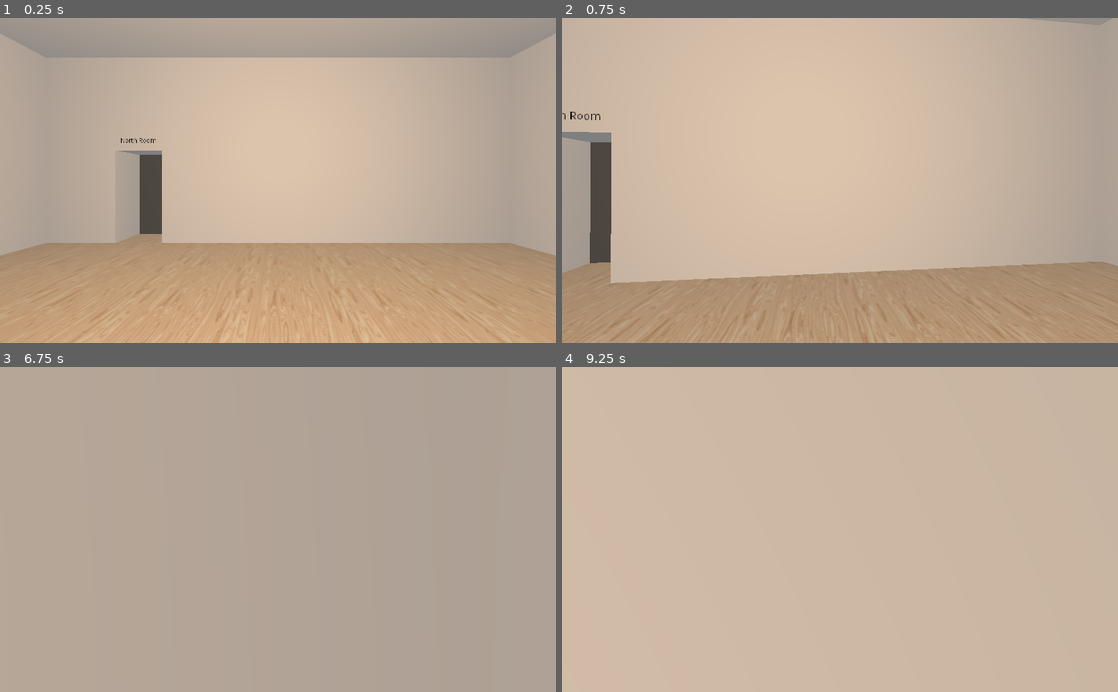
Above: before the commit, frames 1-4 (two rows, left to right).
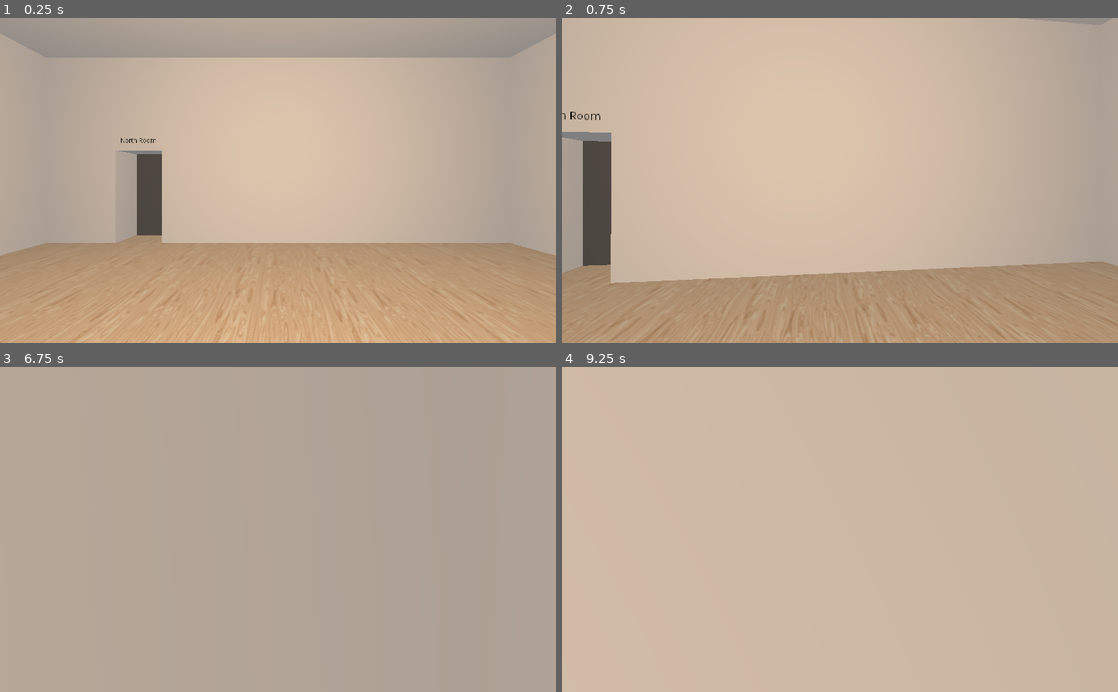
Above: after the commit, the same moments.

Repository: m4ym4y/museum-of-all-things
Game: Godot game, scene res://Main.tscn
The game is run twice, just before and just after one commit, with the same random seed, the same clock (stepped at 60 frames per second) and the same inputs.
Inputs (mouse positions are in pixels of both pictures, inside the frame that each line leads up to):
- Up to frame 1 (0.25 s): no input
- Up to frame 2 (0.75 s): tap Enter at 0.5 s; move the mouse to (867, 180) at 0.52 s; press the mouse at (867, 180) at 0.53 s; hold W (move_forward) from 0.53 s (still down)
- Up to frame 3 (6.75 s): tap Space (jump) at 0.77, 1.52, 2, 3.02, 3.5, 3.77, 4.52, 5, 6.02 s; move the mouse to (250, 529) at 1.27 s; release the mouse at (250, 529) at 1.28 s; tap Ctrl (crouch) at 1.35, 5.85 s; move the mouse to (289, 523) at 2.02 s; hold E (interact) 2.03-2.78 s; tap Enter at 2.75, 4.25 s; move the mouse to (272, 536) at 2.77 s; click (272, 536) at 2.85 s; move the mouse to (316, 532) at 3.52 s; hold Ctrl (crouch) 3.53-4.28 s; move the mouse to (233, 526) at 4.27 s; tap E (interact) at 4.35 s; move the mouse to (283, 529) at 5.02 s; press the mouse at (283, 529) at 5.03 s; move the mouse to (255, 523) at 5.77 s; release W (move_forward) at 5.78 s; release the mouse at (255, 523) at 5.78 s; hold Right (strafe_right) 5.78-6.53 s; move the mouse to (305, 529) at 6.52 s; hold W (move_forward) from 6.53 s (still down); hold E (interact) from 6.53 s (still down)
- Up to frame 4 (9.25 s): tap Space (jump) at 6.77, 7.52, 9.02 s; move the mouse to (812, 529) at 7.27 s; release E (interact) at 7.28 s; click (812, 529) at 7.35 s; move the mouse to (851, 523) at 8.02 s; hold Ctrl (crouch) 8.03-8.78 s; move the mouse to (834, 536) at 8.77 s; release W (move_forward) at 8.78 s; hold A (strafe_left) from 8.78 s (still down); tap E (interact) at 8.85 s

The runs differ from the first frame. In frame 1, 0.2% of the frame differs, in the area x 24-30%, y 41-67%; in frame 2, 0.6%, in the area x 3-9%, y 37-77%; in frame 3, less than 0.1%; in frame 4, less than 0.1%.

Commit message:
clean up room placing logic

Diff:
--- a/Door.gd
+++ b/Door.gd
@@ -5,6 +5,7 @@
 # var b = "text"
 const PREVIEW_WIDTH = 2.0
 const PREVIEW_HEIGHT = 4.0
+const THICKNESS = 0.25
 
 func init(width, height):
 	scale = Vector3(1.0, height / PREVIEW_HEIGHT, width / PREVIEW_WIDTH)
--- a/Main.gd
+++ b/Main.gd
@@ -93,6 +93,21 @@
 	]
 }
 
+func get_room_offset (door_spec, room1_spec, room2):
+	var room_left_offset_width = door_spec.left - room1_spec.width / 2.0
+	var room_left_offset_length = door_spec.left - room1_spec.length / 2.0
+	var room_offset_length = room2.room_length / 2.0 + room1_spec.length / 2.0 + 2 * THICKNESS
+	var room_offset_width = room2.room_width / 2.0 + room1_spec.width / 2.0 + 2 * THICKNESS
+
+	if door_spec.wall == "NorthWall":
+		return Vector3(room_left_offset_width, 0, -room_offset_length)
+	elif door_spec.wall == "SouthWall":
+		return Vector3(-room_left_offset_width, 0, room_offset_length)
+	elif door_spec.wall == "WestWall":
+		return Vector3(-room_offset_width, 0, -room_left_offset_length)
+	else: # EastWall
+		return Vector3(room_offset_width, 0, room_left_offset_length)
+
 func create_room_from_map (room_spec):
 	if ROOM_LIST.has(room_spec.name):
 		return ROOM_LIST[room_spec.name]
@@ -122,34 +137,9 @@
 
 	var room2 = create_room_from_map(door_spec.room)
 	var room2_wall = room2.get_node(OPPOSING_WALL_MAP[door_spec.wall])
-	room2_wall.add_door(room2_wall.wall_width / 2.0,
+	var room2_offset = get_room_offset(door_spec, room1_spec, room2)
+	var door = room2_wall.add_door(room2_wall.wall_width / 2.0,
 			door_spec.width, door_spec.height, room1_spec.name, false)
-
-	var room2_offset
-	if door_spec.wall == "NorthWall":
-		room2_offset = Vector3(
-			door_spec.left - room1_spec.width / 2.0,
-			0,
-			-room2.room_length / 2.0 - room1_spec.length / 2.0 - 2 * THICKNESS
-		)
-	elif door_spec.wall == "SouthWall":
-		room2_offset = Vector3(
-			room1_spec.width / 2.0 - door_spec.left,
-			0,
-			room2.room_length / 2.0 + room1_spec.length / 2.0 + 2 * THICKNESS
-		)
-	elif door_spec.wall == "WestWall":
-		room2_offset = Vector3(
-			-room2.room_width / 2.0 - room1_spec.width / 2.0 - 2 * THICKNESS,
-			0,
-			room1_spec.length / 2.0 - door_spec.left
-		)
-	else: # EastWall
-		room2_offset = Vector3(
-			room2.room_width / 2.0 + room1_spec.width / 2.0 + 2 * THICKNESS,
-			0,
-			door_spec.left - room1_spec.length / 2.0
-		)
 
 	room2.set_translation(room1.get_translation() + room2_offset)
 	add_child(room2)
--- a/Wall.gd
+++ b/Wall.gd
@@ -52,7 +52,7 @@
 		door = door_scene.instance()
 		door.init(width, height)
 		door.set_translation(
-			Vector3(-THICKNESS, height / 2, wall_width / 2 - left))
+			Vector3(-THICKNESS + door.THICKNESS / 2, height / 2, wall_width / 2 - left))
 		add_child(door)
 
 	add_child(front_label)
